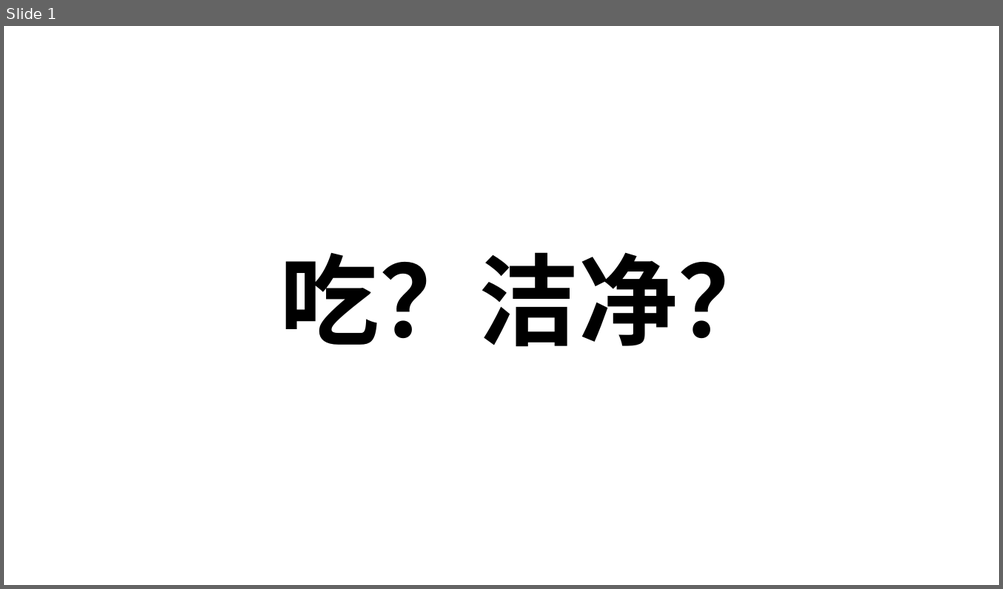
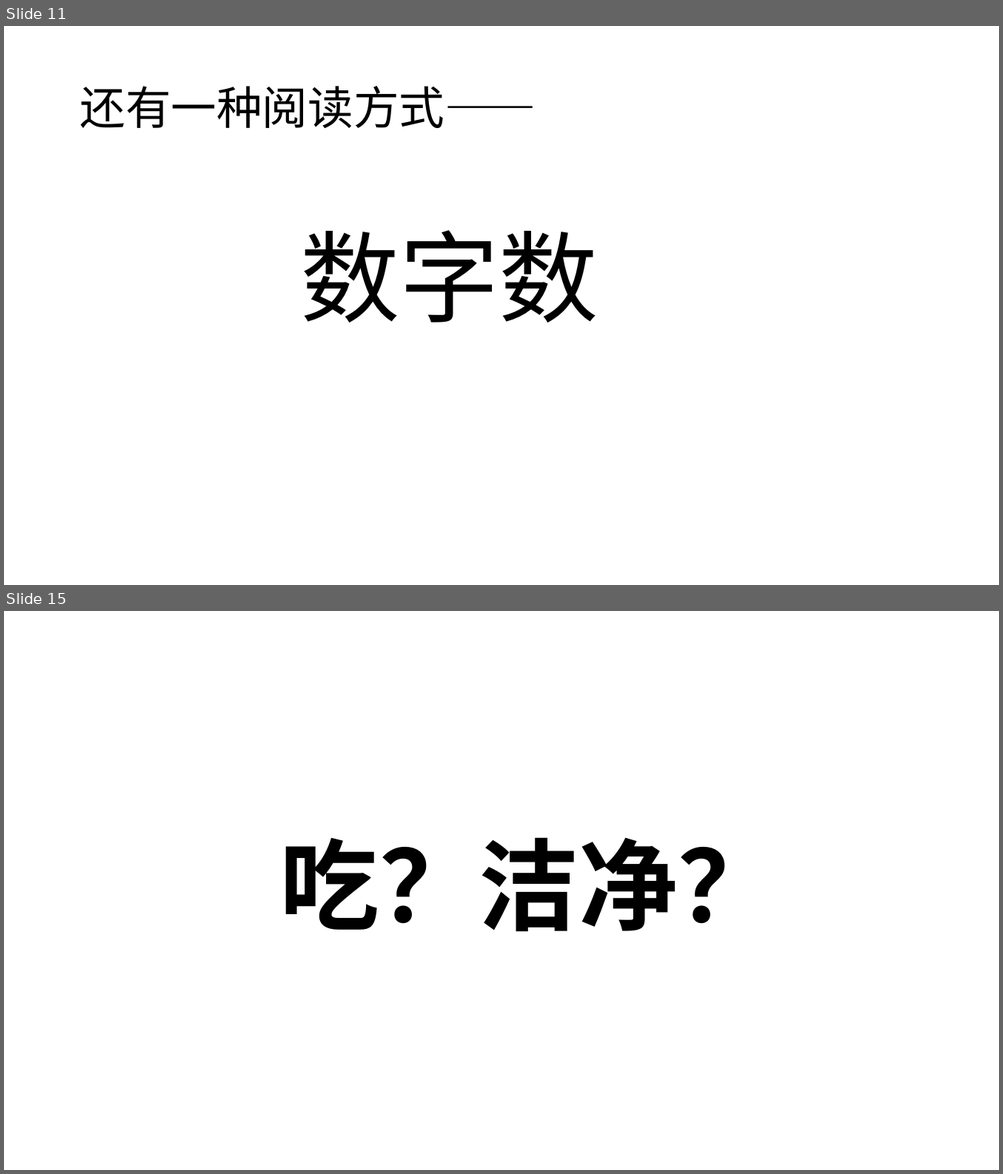
Before and after one commit to zy-hz/my-bible, a slide deck: 读经笔记/各卷圣经/03 利未记/周三.pptx. Shown one above the other, each under a label of ours: slide 1 before the commit, slides 11 and 15 after it; the slides between them are not shown. The pictures are 1003x589 and 1003x1174 pixels, drawn with LibreOffice and Linux fonts; fonts in the diff are those of the drawing. Boxes give left, top, right and bottom in pixels: in the first picture for what was removed or moved away, otherwise in the second. Text is boxed around its words. In the diff, an @@ line names an element or a change of style, - is before the commit and + after.

```diff
--- a/读经笔记/各卷圣经/03 利未记/周三.pptx
+++ b/读经笔记/各卷圣经/03 利未记/周三.pptx
@@ slide 11 added at box(4, 26, 999, 585), background #FFFFFF @@
@@ title added at box(79, 86, 535, 128), 44 pt, text #000000 @@
+还有一种阅读方式——
@@ text added at box(300, 230, 598, 323), 96 pt, text #000000 @@
+数字数
@@ what was slide 1 is now slide 15 @@
```
Also in this commit, not shown: 13 other slides added, 16 other files.
